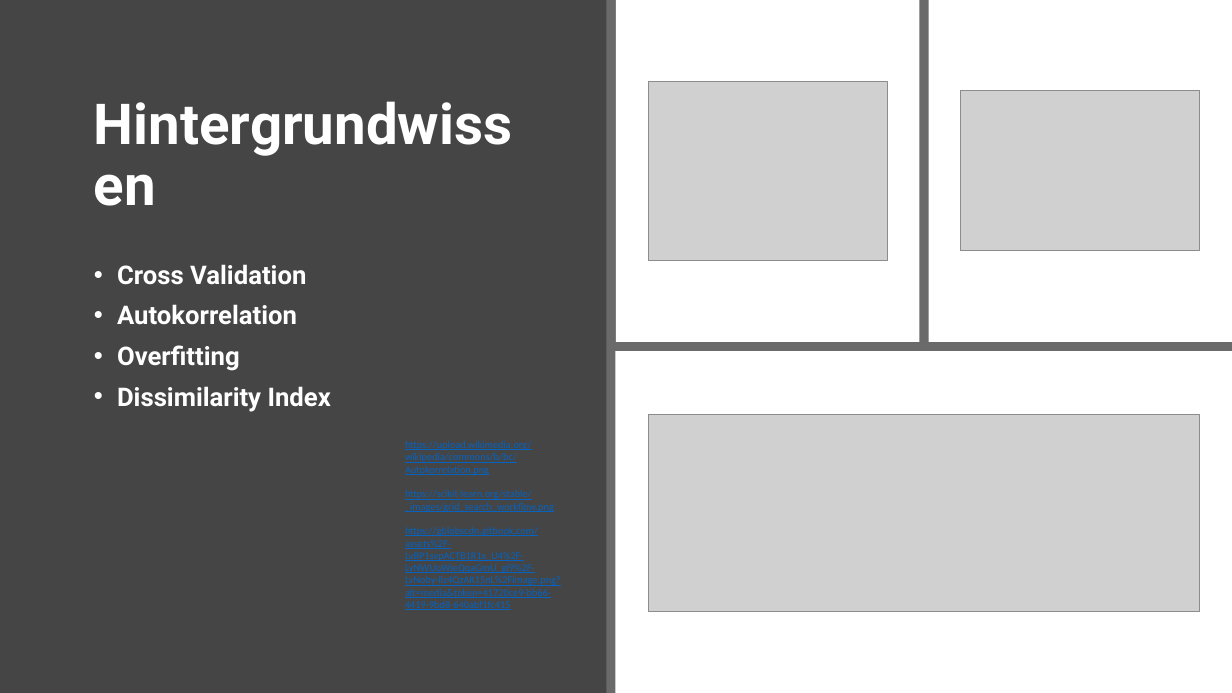
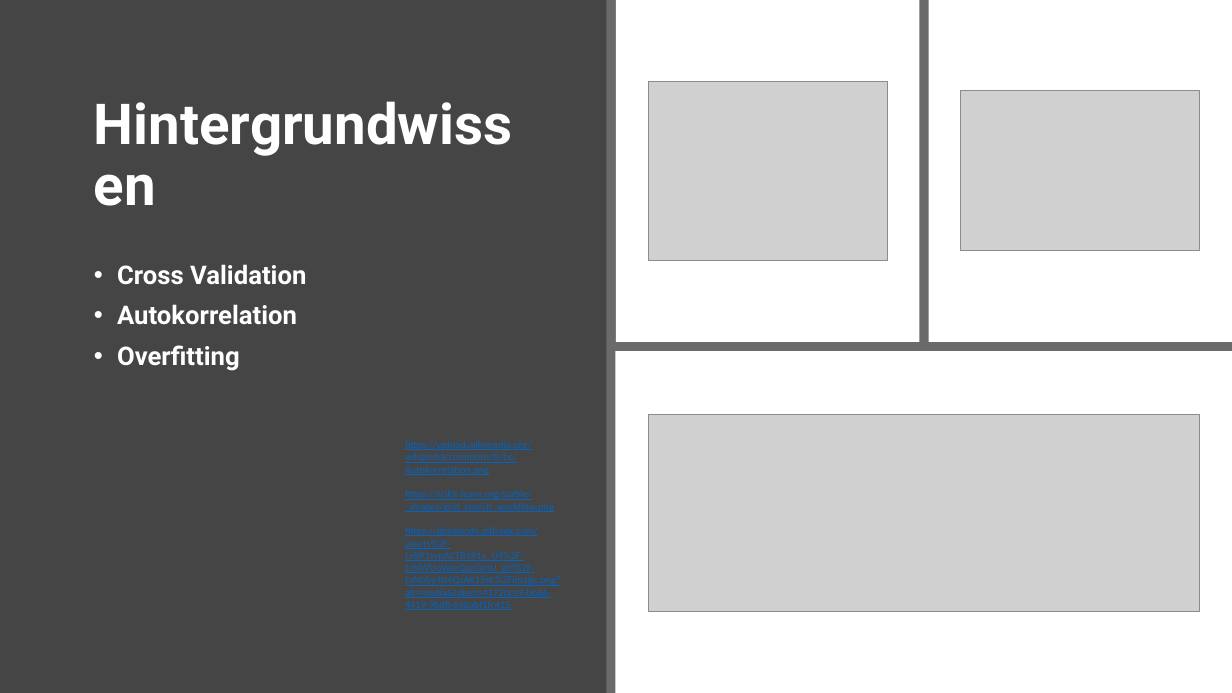
Before and after one commit to Geosoft2/geosoft2-2021, a slide deck: slide 3 of Spatial-Cross-Validation/Spatial_Cross_Validation_Presentation.pptx. Drawn at 1232x693 pixels with LibreOffice and Linux fonts; fonts in the diff are those of the drawing; grey boxes stand for pictures. Boxes give left, top, right and bottom in pixels: in the first picture for what was removed or moved away, otherwise in the second. Text is boxed around its words. In the diff, an @@ line names an element or a change of style, - is before the commit and + after.

```diff
--- a/Spatial-Cross-Validation/Spatial_Cross_Validation_Presentation.pptx
+++ b/Spatial-Cross-Validation/Spatial_Cross_Validation_Presentation.pptx
@@ text at <box>117,386,331,412</box>: paragraph removed @@
-• Dissimilarity Index
```
Also in this commit, not shown: 1 other slide changed, 1 other file.
